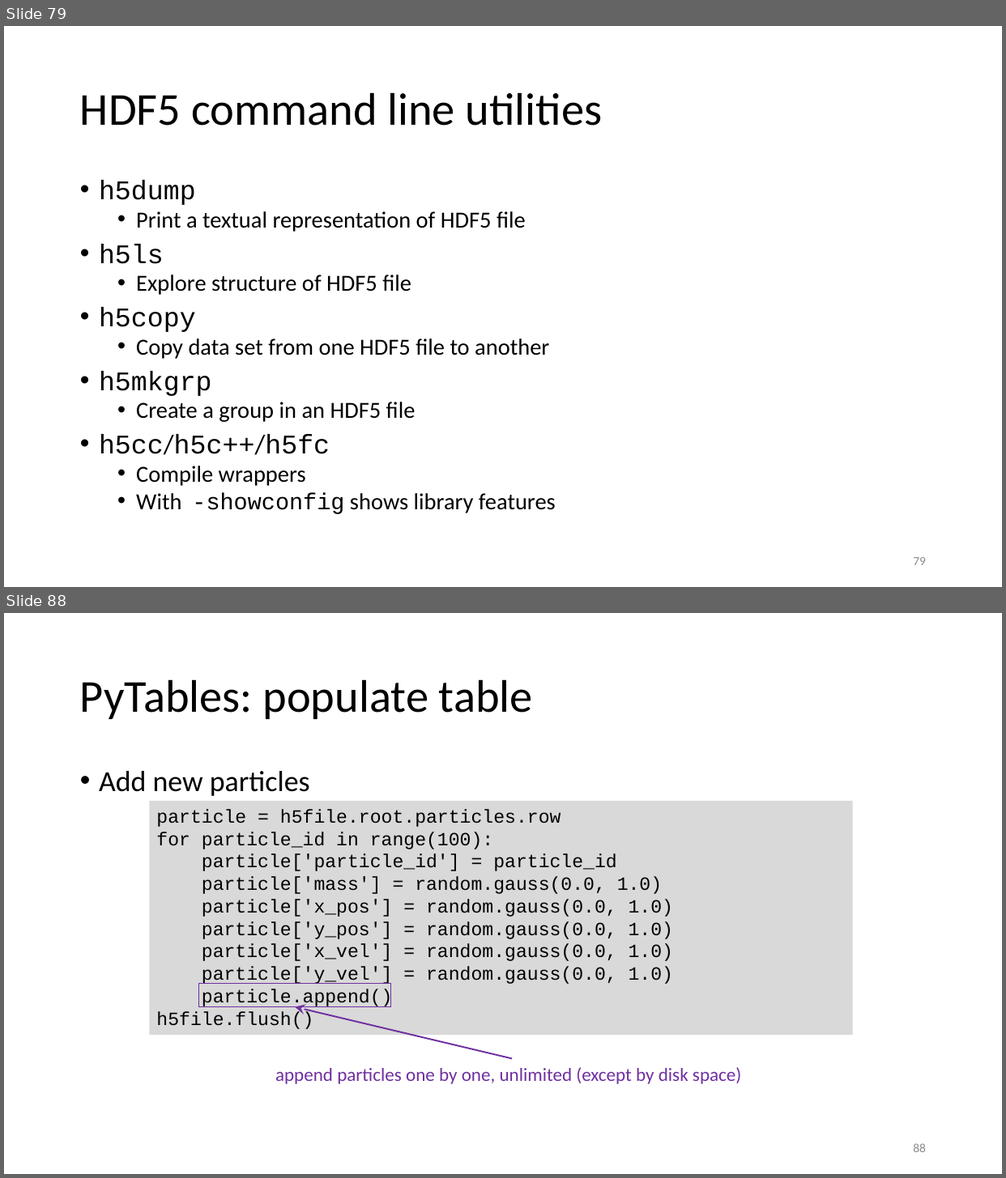
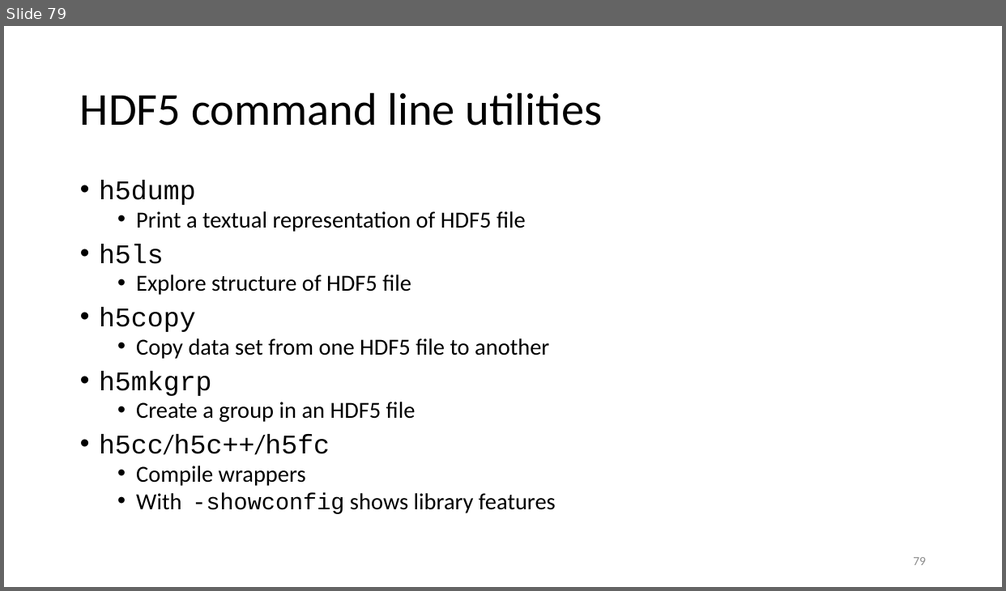
Before and after one commit to gjbex/Scientific-Python, a slide deck: scientific_python.pptx. Shown one above the other, each under a label of ours: slides 79 and 88 before the commit, slide 79 after it; the slides between them are not shown. The pictures are 1006x1178 and 1006x591 pixels, drawn with LibreOffice and Linux fonts; fonts in the diff are those of the drawing. Boxes give left, top, right and bottom in pixels: in the first picture for what was removed or moved away, otherwise in the second. Text is boxed around its words. In the diff, an @@ line names an element or a change of style, - is before the commit and + after.

```diff
--- a/scientific_python.pptx
+++ b/scientific_python.pptx
@@ slide 88 removed at (x1=4, y1=613, x2=1002, y2=1174), background #FFFFFF @@
@@ title removed at (x1=80, y1=679, x2=533, y2=719) @@
-PyTables: populate table
@@ text removed at (x1=99, y1=771, x2=310, y2=796) @@
-• Add new particles
@@ rectangle removed at (x1=149, y1=801, x2=853, y2=1035) @@
-particle = h5file.root.particles.row
-for particle_id in range(100):
-particle['particle_id'] = particle_id
-particle['mass'] = random.gauss(0.0, 1.0)
-particle['x_pos'] = random.gauss(0.0, 1.0)
-particle['y_pos'] = random.gauss(0.0, 1.0)
-particle['x_vel'] = random.gauss(0.0, 1.0)
-particle['y_vel'] = random.gauss(0.0, 1.0)
-particle.append()
-h5file.flush()
@@ rectangle removed at (x1=198, y1=983, x2=391, y2=1007) @@
@@ arrow removed from (513, 1059) to (296, 1007) @@
@@ text removed at (x1=275, y1=1067, x2=741, y2=1084) @@
-append particles one by one, unlimited (except by disk space)
@@ page number removed at (x1=913, y1=1144, x2=926, y2=1152) @@
-88
```
Also in this commit, not shown: 8 slides changed, 9 other slides removed, 14 other files.
